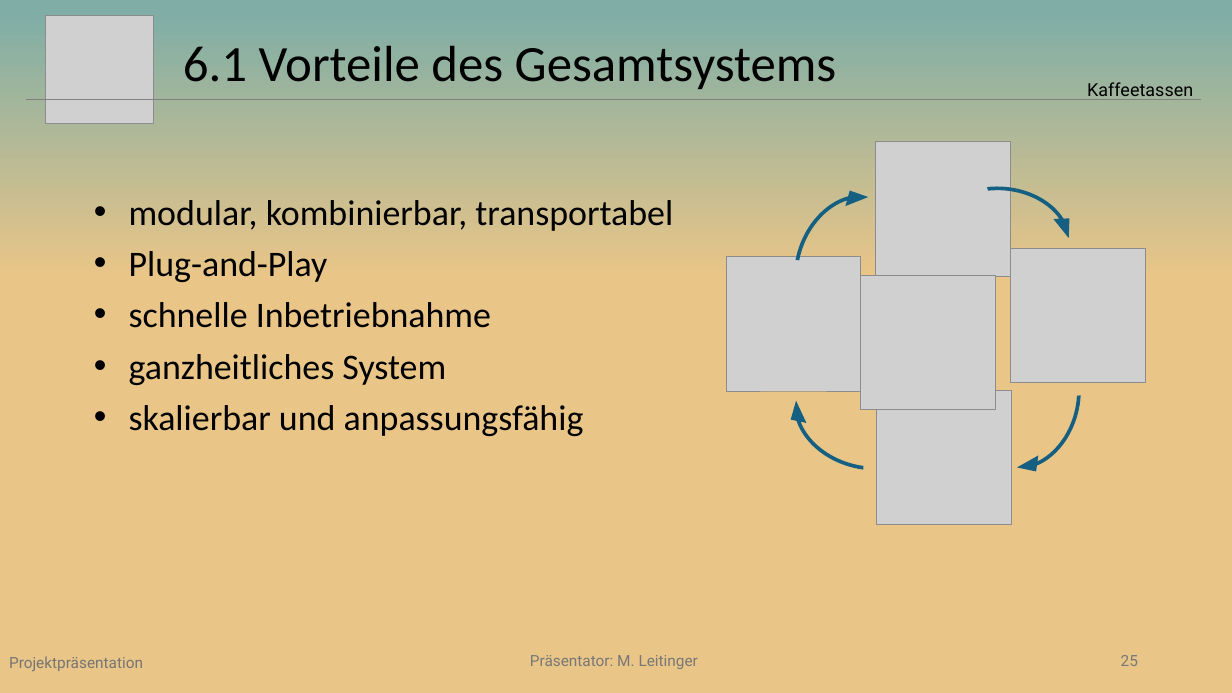
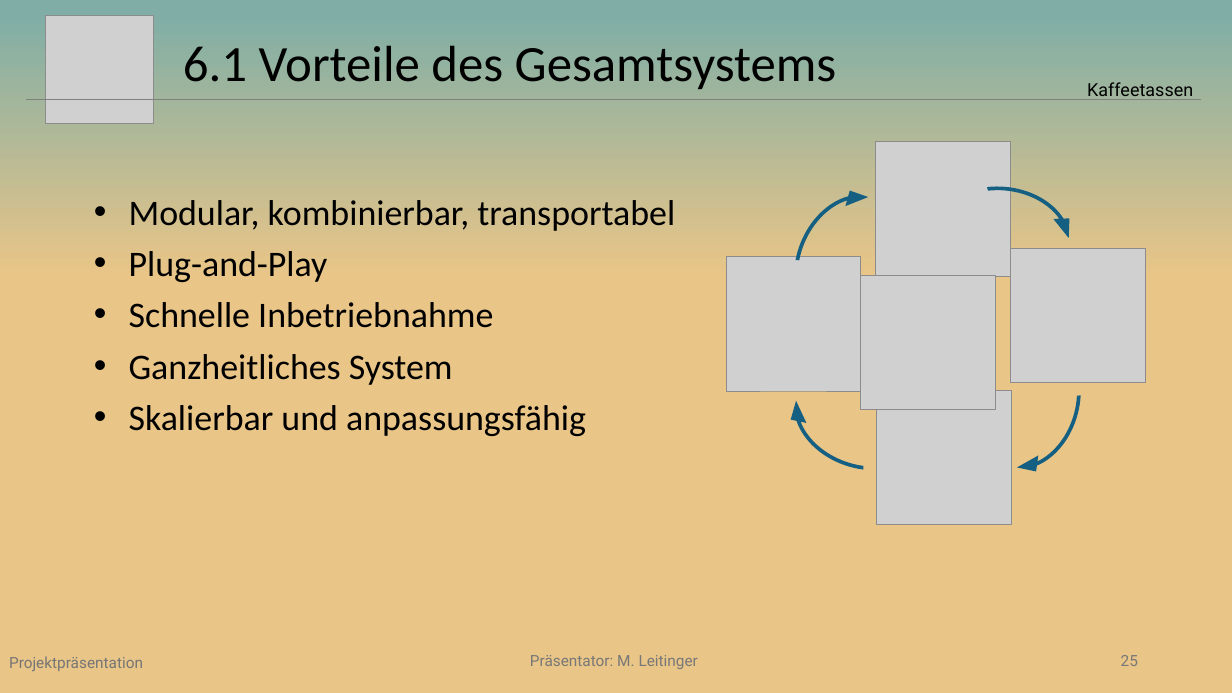
Before and after one commit to Beatlex/KaffeeContainer, a slide deck: slide 25 of Projektpräsentation/Powerpoint/Projektpräsentation V8m.pptx. Drawn at 1232x693 pixels with LibreOffice and Linux fonts; fonts in the diff are those of the drawing; grey boxes stand for pictures. Boxes give left, top, right and bottom in pixels: in the first picture for what was removed or moved away, otherwise in the second. Text is boxed around its words. In the diff, an @@ line names an element or a change of style, - is before the commit and + after.

```diff
--- a/Projektpräsentation/Powerpoint/Projektpräsentation V8m.pptx
+++ b/Projektpräsentation/Powerpoint/Projektpräsentation V8m.pptx
@@ text at (x1=129, y1=200, x2=675, y2=231): text changed @@
-• modular, kombinierbar, transportabel
+• Modular, kombinierbar, transportabel
@@ text at (x1=129, y1=302, x2=586, y2=436): text changed @@
-• schnelle Inbetriebnahme
-• ganzheitliches System
-• skalierbar und anpassungsfähig
+• Schnelle Inbetriebnahme
+• Ganzheitliches System
+• Skalierbar und anpassungsfähig
```
